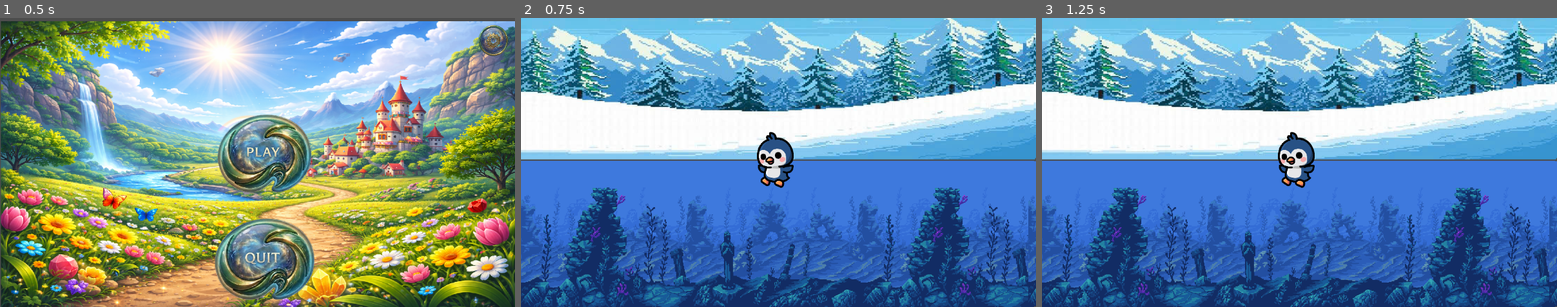
Above: before the commit, frames 1-3 (left to right).
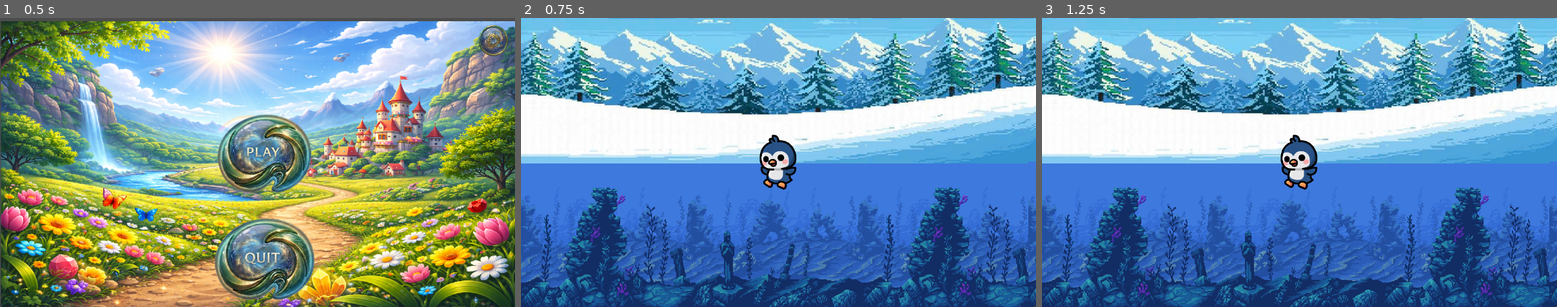
Above: after the commit, the same moments.

Repository: thanhtruc17459/RUNN
Game: Godot game, scene res://main.tscn
Same seed, same stepped clock (60 frames per second), same inputs: the game is played once before the commit and once after it.
Inputs (mouse positions are in pixels of both pictures, inside the frame that each line leads up to):
- Up to frame 1 (0.5 s): no input
- Up to frame 2 (0.75 s): click (778, 153) at 0.5 s
- Up to frame 3 (1.25 s): no input

Frame 1 is identical in both runs. In frame 2, 19% of the frame differs, in the area x 0-100%, y 0-60%; in frame 3, 19%.
Error in both runs: Attempt to call function 'play' in base 'null instance' on a null instance. (res://hoa)

Commit message:
Update player.tscn

Diff:
--- a/player/player.tscn
+++ b/player/player.tscn
@@ -481,8 +481,8 @@
 
 [node name="NuiTuyet2" type="Sprite2D" parent="." unique_id=1362735554]
 z_index = -1
-position = Vector2(-1.3749466, -212.00002)
-scale = Vector2(1.565646, 1.0459183)
+position = Vector2(-1.3749466, -207.5)
+scale = Vector2(1.565646, 1.0688776)
 texture = ExtResource("101_wsa1w")
 
 [node name="BackgroundXanhNavvyKhôngĐộng3" type="Sprite2D" parent="." unique_id=1304018589]
@@ -505,8 +505,8 @@
 
 [node name="BackgroundXanhNavvyKhôngĐộng5" type="Sprite2D" parent="." unique_id=1033892388]
 z_index = -1
-position = Vector2(7204.2505, 164)
-scale = Vector2(1.9602863, 1.6965604)
+position = Vector2(7204.2505, 161.43489)
+scale = Vector2(1.9602863, 1.7232803)
 texture = ExtResource("101_hrakr")
 
 [node name="BackgroundXanhNavvyKhôngĐộng4" type="Sprite2D" parent="BackgroundXanhNavvyKhôngĐộng5" unique_id=1865318376]
@@ -517,27 +517,27 @@
 
 [node name="BackgroundXanhNavvyKhôngĐộng6" type="Sprite2D" parent="." unique_id=610374188]
 z_index = -1
-position = Vector2(5784, 167)
-scale = Vector2(1.7877599, 1.6965604)
+position = Vector2(5784, 163.43488)
+scale = Vector2(1.7877599, 1.7336969)
 texture = ExtResource("101_hrakr")
 
 [node name="BackgroundXanhNavvyKhôngĐộng7" type="Sprite2D" parent="." unique_id=1171667043]
 z_index = -1
-position = Vector2(4766, 160)
-scale = Vector2(1.7877599, 1.6965604)
+position = Vector2(4766, 157.44061)
+scale = Vector2(1.7877599, 1.722602)
 texture = ExtResource("101_hrakr")
 offset = Vector2(-197.17407, 2.28096)
 
 [node name="Nuituyet2" type="Sprite2D" parent="." unique_id=1405034998]
 z_index = -1
-position = Vector2(1148, -217.00002)
-scale = Vector2(1.5707486, 1.0561224)
+position = Vector2(1148, -209.50002)
+scale = Vector2(1.5707486, 1.0586734)
 texture = ExtResource("102_wsa1w")
 
 [node name="Nuituyet2" type="Sprite2D" parent="Nuituyet2" unique_id=808041402]
 z_index = -1
-position = Vector2(1591.7572, 2.603865)
-scale = Vector2(1.1582931, 1.0229468)
+position = Vector2(1591.7572, -0.9445337)
+scale = Vector2(1.1582931, 1.0289159)
 texture = ExtResource("102_wsa1w")
 
 [node name="Nuituyet2" type="Sprite2D" parent="Nuituyet2/Nuituyet2" unique_id=679726309]
@@ -548,14 +548,14 @@
 
 [node name="NuiTuyet" type="Sprite2D" parent="." unique_id=460924603]
 z_index = -1
-position = Vector2(2352.0002, -213.99998)
-scale = Vector2(1.7217689, 1.0714285)
+position = Vector2(2352.0002, -209.49998)
+scale = Vector2(1.7217689, 1.0535715)
 texture = ExtResource("101_wsa1w")
 
 [node name="NuiTuyet" type="Sprite2D" parent="NuiTuyet" unique_id=723009314]
 z_index = -1
-position = Vector2(1774.919, 2.3332872)
-scale = Vector2(1.7217689, 1.0119047)
+position = Vector2(1773.8877, -1.9378781)
+scale = Vector2(1.7245748, 1.0336964)
 texture = ExtResource("101_wsa1w")
 
 [node name="Container" type="Node2D" parent="NuiTuyet" unique_id=953771747]
@@ -563,7 +563,7 @@
 scale = Vector2(0.58079803, 0.93333334)
 
 [node name="AnimatedSprite2D" type="AnimatedSprite2D" parent="NuiTuyet/Container" unique_id=2091560704]
-position = Vector2(10.000002, 3)
+position = Vector2(16.000002, 7)
 scale = Vector2(0.31455144, 0.313327)
 sprite_frames = SubResource("SpriteFrames_oul6g")
 animation = &"jump_fall"
